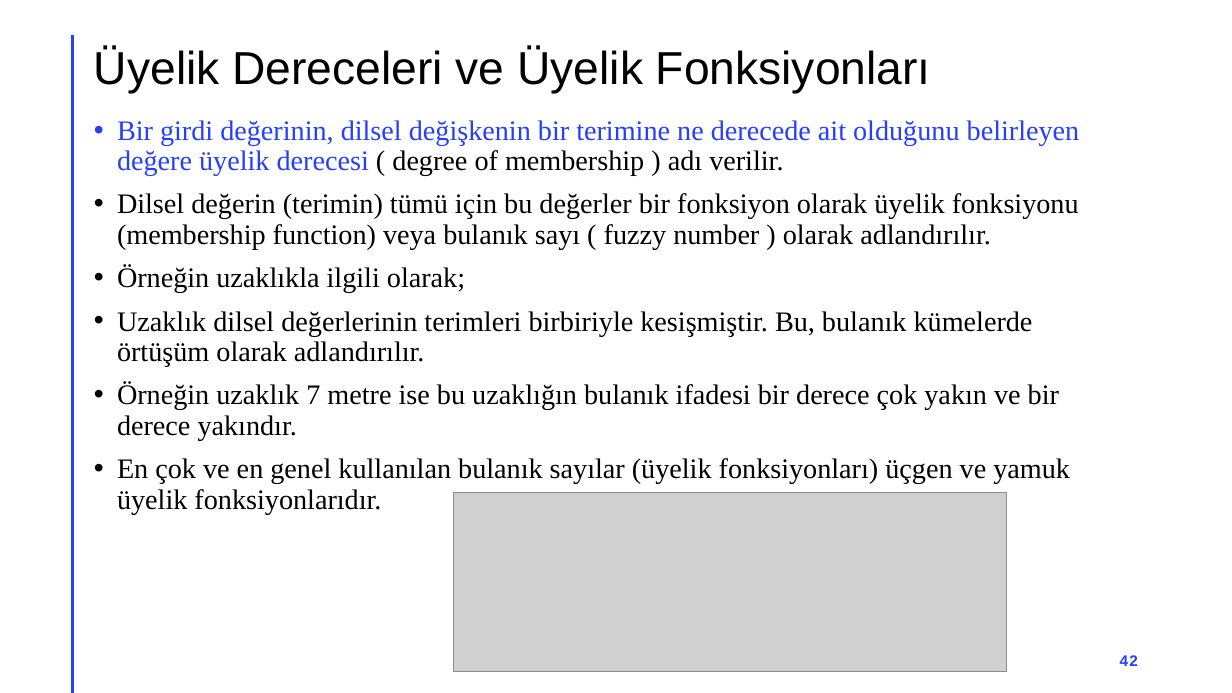
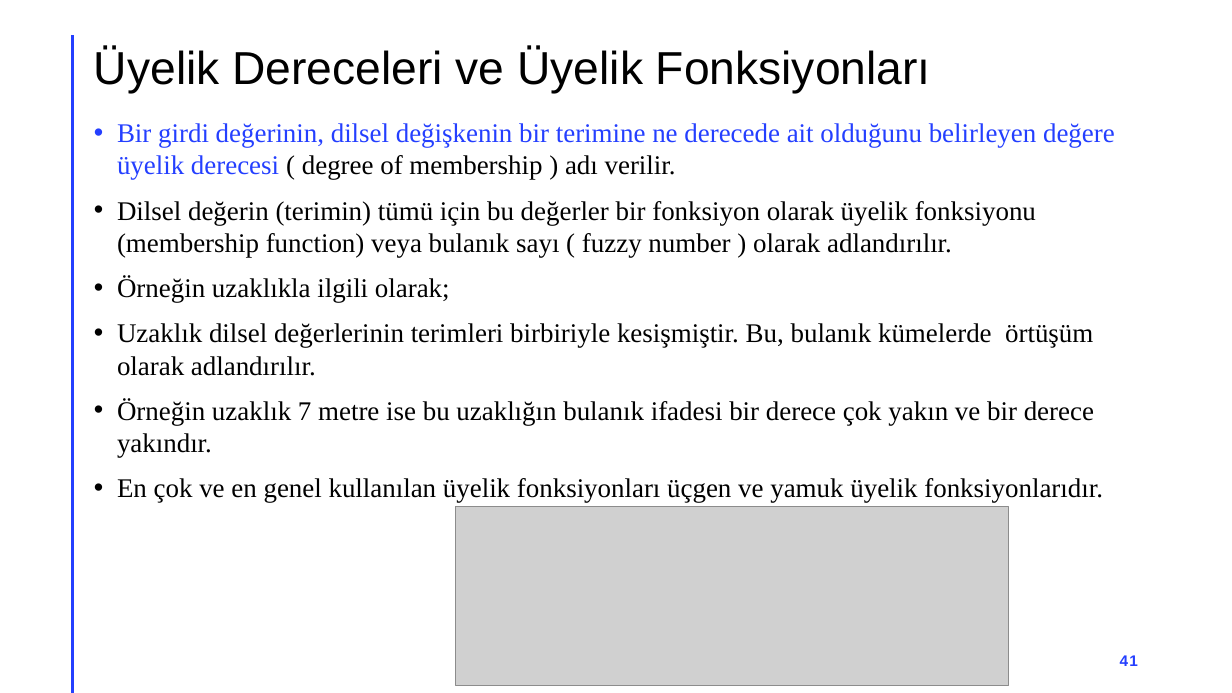
Before and after one commit to akaraci/Ileri-Bulanik-Mantik, a slide deck: slide 41 of Hafta-2.pptx (slide 42 before the commit). Drawn at 1232x693 pixels with LibreOffice and Linux fonts; fonts in the diff are those of the drawing; grey boxes stand for pictures. Boxes give left, top, right and bottom in pixels: in the first picture for what was removed or moved away, otherwise in the second. Text is boxed around its words. In the diff, an @@ line names an element or a change of style, - is before the commit and + after.

```diff
--- a/Hafta-2.pptx
+++ b/Hafta-2.pptx
@@ text at (x1=117, y1=123, x2=1115, y2=458): size 22 to 21 pt in "Bir girdi değerinin, dilsel değişkenin bir terimine ...", "Dilsel değerin (terimin) tümü için bu değerler ...", "Örneğin uzaklıkla ilgili olarak;", "Uzaklık dilsel değerlerinin terimleri birbiriyle kesişmiştir ..." and 1 more places; line spacing 0.9 to 1 @@
@@ text at (x1=117, y1=478, x2=1103, y2=503): text changed; size 22 to 21 pt @@
-• En çok ve en genel kullanılan bulanık sayılar (üyelik fonksiyonları) üçgen ve yamuk üyelik fonksiyonlarıdır.
+• En çok ve en genel kullanılan üyelik fonksiyonları üçgen ve yamuk üyelik fonksiyonlarıdır.
@@ picture moved from (x1=454, y1=493, x2=1006, y2=672) to (x1=456, y1=506, x2=1008, y2=686) @@
@@ page number at (x1=1120, y1=655, x2=1138, y2=666): text changed @@
-42
+41
```
Also in this commit, not shown: 24 other slides changed, 1 slide removed, 2 other files.
